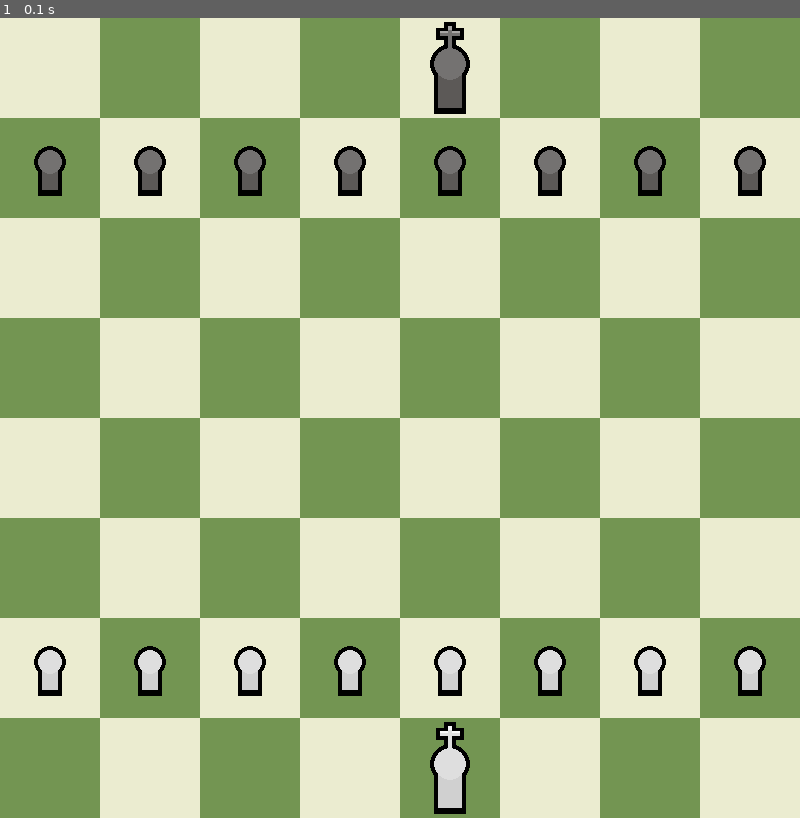
Above: before the commit, frame 1.
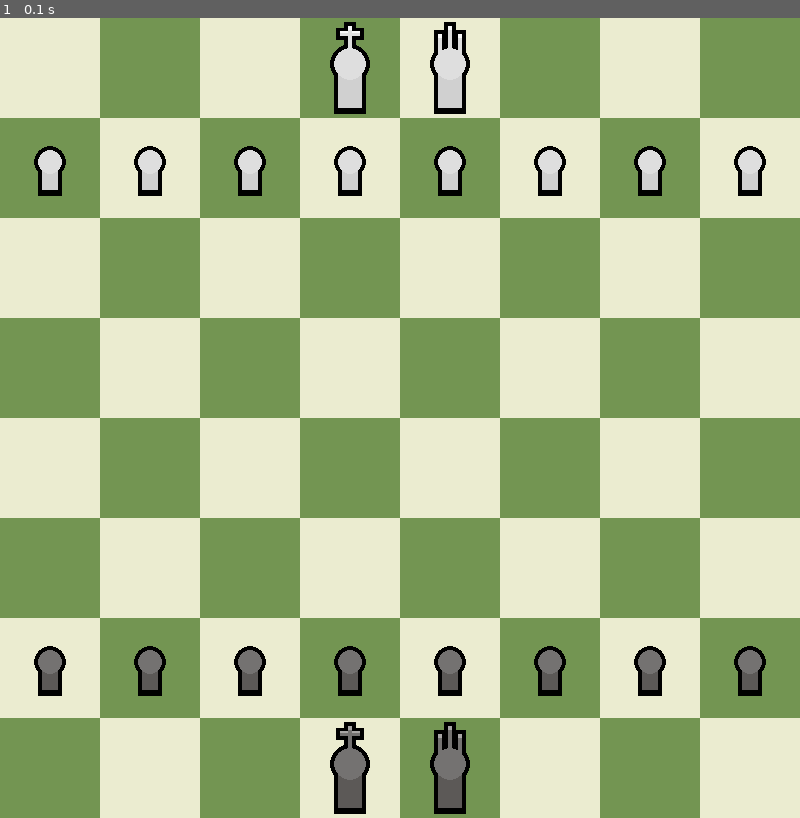
Above: after the commit, the same moment.

Repository: AvSchizo/chess_1
Game: pygame game, started from Main_Window.py
Same seed, same stepped clock (60 frames per second), same inputs: the game is played once before the commit and once after it.
Inputs:
- Up to frame 1 (0.1 s): no input

The runs differ from the first frame. In frame 1, 3.3% of the frame differs, in the area x 4-96%, y 0-100%.

Commit message:
queen

Diff:
--- a/Main_Window.py
+++ b/Main_Window.py
@@ -104,7 +104,7 @@
 
 # personal
 pers = {
-	"side": 1,
+	"side": 2,
 	"selected": None,
 	"currentFrame": 0,
 	"inputs": [],
@@ -136,6 +136,11 @@
 
 
 
+def updateBoard(side):
+	new = []
+
+
+
 
 
 screen = pygame.display.set_mode([preferences["squareSize"]*8]*2)
@@ -197,6 +202,7 @@
 
 	fop = pers["inputs"][pers["currentFrame"]-1]
 	foi = pers["inputs"][pers["currentFrame"]-2]
+
 
 	if fop[1][0] and not foi[1][0] and pers["board"][fop[0][0]][fop[0][1]] != 0:
 		# if clicking now but not previous frame
@@ -205,10 +211,17 @@
 			pers["selected"].append(fop[0][i])
 
 	elif not fop[1][0] and pers["selected"] != None:
-
 		# releasing
 
+		pers["board"][fop[0][0]][fop[0][1]] = pers["board"][pers["selected"][0][0]][pers["selected"][0][1]]
+		pers["board"][pers["selected"][0][0]][pers["selected"][0][1]] = 0
+
 		pers["selected"] = None
+
+
+		if pers["side"] == 1:
+			for i in range(8):
+				t
 
 
 
--- a/importPieces.py
+++ b/importPieces.py
@@ -44,11 +44,11 @@
 
 
 
-		# # queen #
-		# from piece_pygame_surfaces.king import getPacks as queen
+		# queen #
+		from piece_pygame_surfaces.queen import getPacks as queen
 
-		# pieceCollection[10], pieceCollection[20] = queen(prefs)
-		# #
+		pieceCollection[10], pieceCollection[20] = queen(prefs)
+		#
 
 
 
--- /dev/null
+++ b/piece_pygame_surfaces/queen.py
@@ -0,0 +1,93 @@
+import pygame
+from piece_pygame_surfaces.circleSurface import circleSurface
+
+
+
+def getPacks(prefs):
+	scale = prefs["squareSize"]/50
+
+	col = [
+		[
+			prefs["white_piece"],
+			prefs["white_piece_shadow"],
+			prefs["white_piece_highlight"],
+		],
+		[
+			prefs["black_piece"],
+			prefs["black_piece_shadow"],
+			prefs["black_piece_highlight"],
+		],
+	]
+
+
+
+	packs = [[], []]
+
+	refPack = []
+
+
+	back_back = pygame.surface.Surface((16*scale, 26*scale))
+	back_back.fill(prefs["pieceBorderColor"])
+
+
+
+	head1 = pygame.surface.Surface((6*scale, 22*scale))
+	head1.fill(prefs["pieceBorderColor"])
+
+	head2 = pygame.surface.Surface((6*scale, 18*scale))
+	head2.fill(prefs["pieceBorderColor"])
+
+
+
+	headHeight = scale*2
+
+
+
+	for i in range(2):
+		# back
+		packs[i].append([back_back, [scale*0, scale*-10]])
+
+		# head1
+		packs[i].append([head1, [scale*0, scale*12]])
+
+		# head2
+		packs[i].append([head2, [scale*-5, scale*10]])
+
+		# head3
+		packs[i].append([head2, [scale*5, scale*10]])
+
+		# head
+		packs[i].append([circleSurface(10*scale, prefs["pieceBorderColor"]), [scale*0, headHeight]])
+
+
+	for i in range(2):
+		# back
+		surf = pygame.surface.Surface((12*scale, 22*scale))
+		surf.fill(col[i][1])
+		packs[i].append([surf, [scale*0, scale*-9]])
+
+		# head1
+		surf = pygame.surface.Surface((2*scale, 18*scale))
+		surf.fill(col[i][0])
+		packs[i].append([surf, [scale*0, scale*12]])
+		hi = pygame.surface.Surface((2*scale, 2*scale))
+		hi.fill(col[i][2])
+		packs[i].append([hi, [scale*0, scale*20]])
+
+		# head2
+		surf = pygame.surface.Surface((2*scale, 14*scale))
+		surf.fill(col[i][0])
+		packs[i].append([surf, [scale*-5, scale*10]])
+		packs[i].append([hi, [scale*-5, scale*16]])
+
+		# head3
+		packs[i].append([surf, [scale*5, scale*10]])
+		packs[i].append([hi, [scale*5, scale*16]])
+
+		# head
+		packs[i].append([circleSurface(8*scale, col[i][0]), [scale*0, headHeight]])
+
+
+
+
+	return packs
